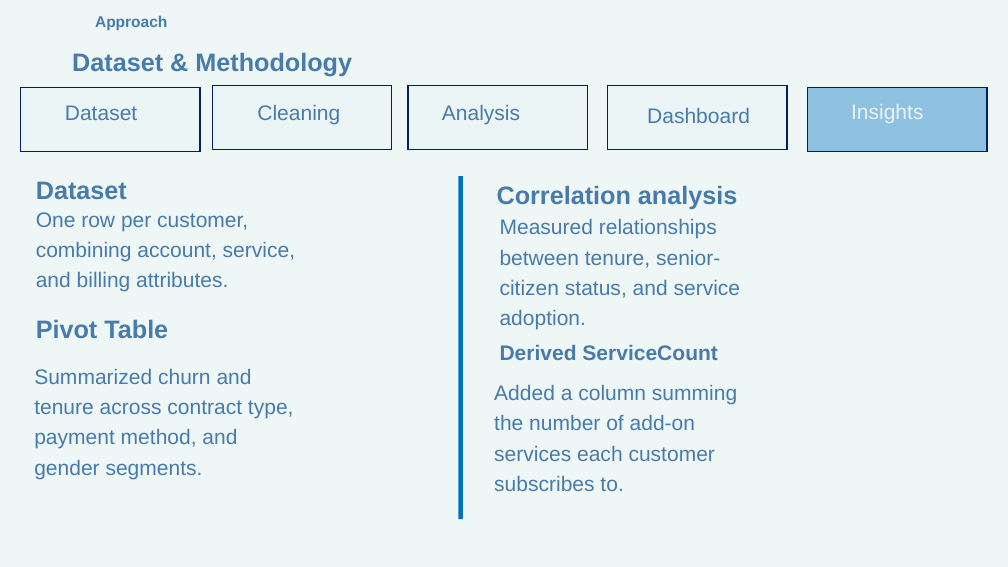
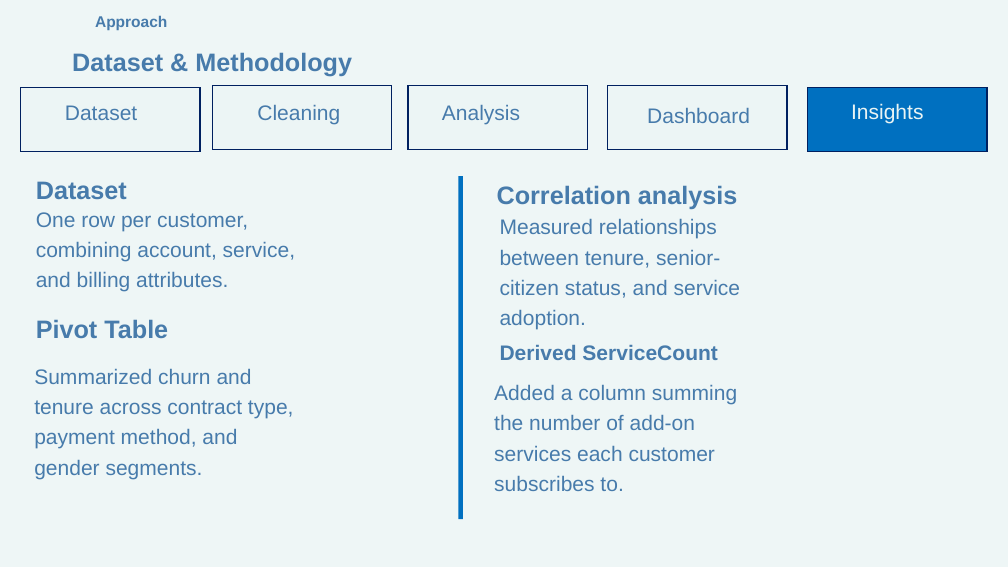
Before and after one commit to chidinmaonyemachi/telco-customer-churn-analysis, a slide deck: slide 3 of presentation/03_Telco_Churn_Analysis_Presentation.pptx. Drawn at 1008x567 pixels with LibreOffice and Linux fonts; fonts in the diff are those of the drawing. Boxes give left, top, right and bottom in pixels: in the first picture for what was removed or moved away, otherwise in the second. Text is boxed around its words. In the diff, an @@ line names an element or a change of style, - is before the commit and + after.

```diff
--- a/presentation/03_Telco_Churn_Analysis_Presentation.pptx
+++ b/presentation/03_Telco_Churn_Analysis_Presentation.pptx
@@ rectangle at [808, 88, 987, 152]: fill #0070C0 at 40% opacity to #0070C0 @@
```
Also in this commit, not shown: 6 other slides changed, 1 slide added.
